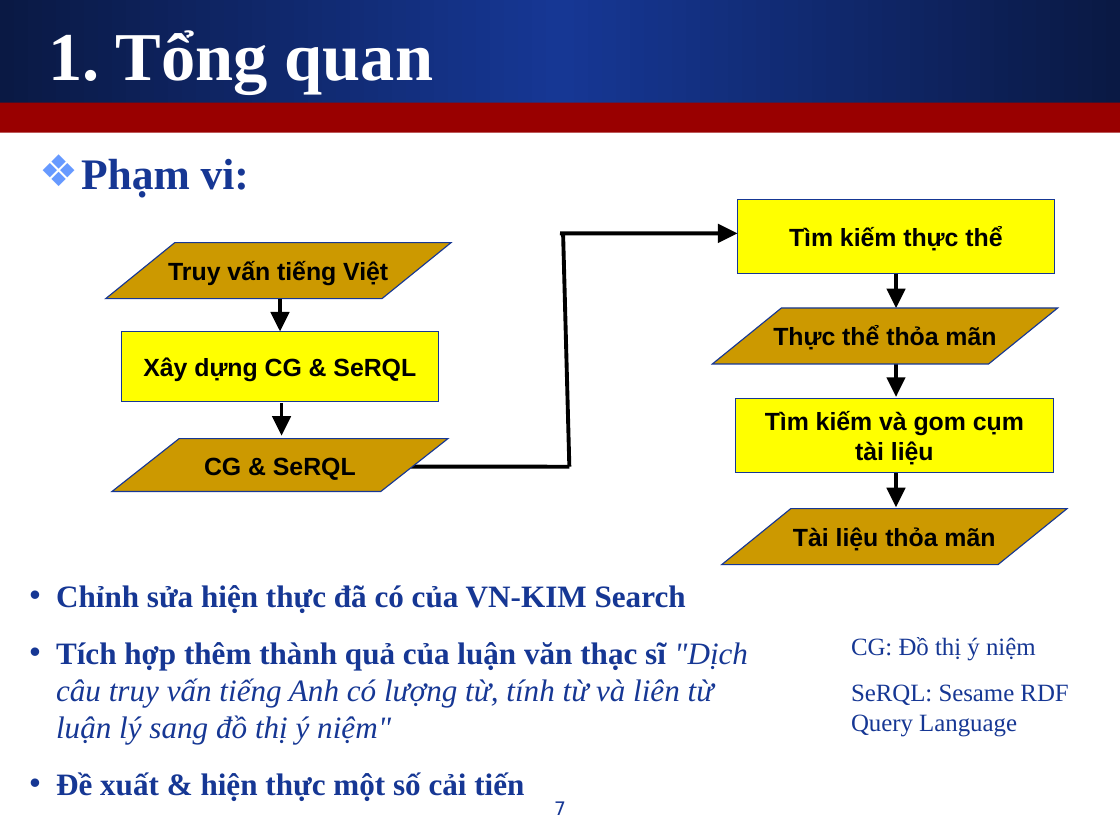
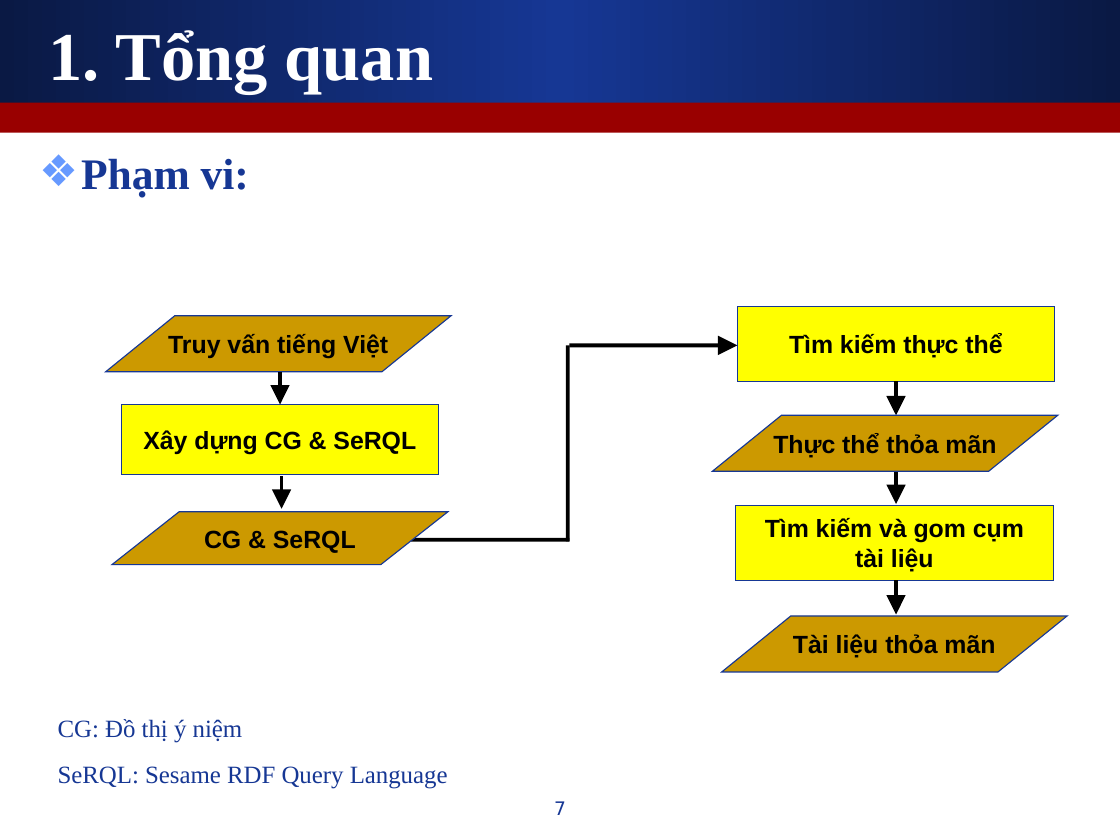
Before and after one commit to leaderwing/kt-kimres, a slide deck: slide 7 of note/[Thesis] Presentation.ppt. Drawn at 1120x840 pixels with LibreOffice and Linux fonts; fonts in the diff are those of the drawing. Boxes give left, top, right and bottom in pixels: in the first picture for what was removed or moved away, otherwise in the second. Text is boxed around its words. In the diff, an @@ line names an element or a change of style, - is before the commit and + after.

```diff
--- a/note/[Thesis] Presentation.ppt
+++ b/note/[Thesis] Presentation.ppt
@@ line moved from (563, 235) - (569, 467) to (568, 345) - (568, 541) @@
@@ arrow moved from (560, 233) - (737, 233) to (569, 345) - (737, 345) @@
@@ 2 flow chart input outputs, 1 rectangle, 1 arrow: place and size @@
-2 flow chart input outputs, 1 rectangle, 1 arrow at <box>712,199,1066,564</box>
+2 flow chart input outputs, 1 rectangle, 1 arrow at <box>712,307,1066,672</box>
@@ rectangle "Xây dựng CG & SeRQL": place and size @@
-rectangle "Xây dựng CG & SeRQL" at <box>121,332,438,402</box>
+rectangle "Xây dựng CG & SeRQL" at <box>121,404,438,475</box>
@@ 2 flow chart input outputs, 2 arrows, 1 line: place and size @@
-2 flow chart input outputs, 2 arrows, 1 line at <box>105,243,569,492</box>
+2 flow chart input outputs, 2 arrows, 1 line at <box>105,316,569,564</box>
@@ 2 arrows, 1 rectangle: place and size @@
-2 arrows, 1 rectangle at <box>736,363,1053,507</box>
+2 arrows, 1 rectangle at <box>736,469,1053,615</box>
@@ text removed at <box>56,585,748,801</box> @@
-• Chỉnh sửa hiện thực đã có của VN-KIM Search
-• Tích hợp thêm thành quả của luận văn thạc sĩ "Dịch câu truy vấn tiếng Anh có lượng từ, tính từ và liên từ luận lý sang đồ thị ý niệm"
-• Đề xuất & hiện thực một số cải tiến
@@ text "CG: Đồ thị ý niệm" rewrapped from <box>851,637,1068,737</box> to <box>58,719,448,789</box> @@
```
Also in this commit, not shown: 2 other slides changed, 1 slide added.
